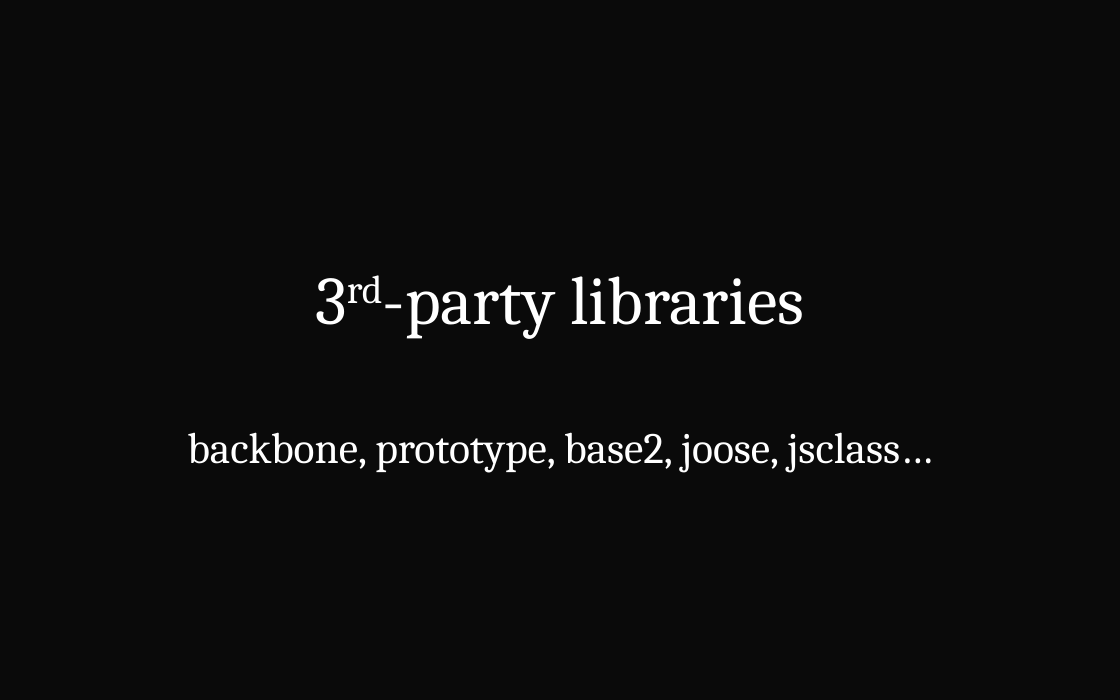
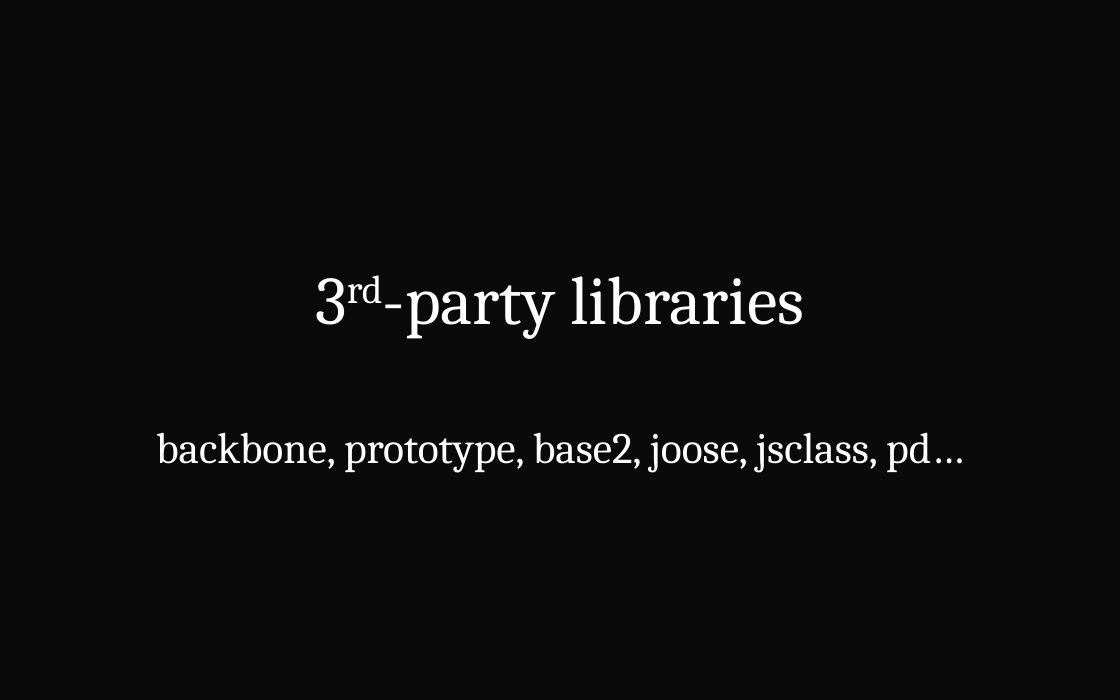
Before and after one commit to kindohm/tccc-jsinheritance, a slide deck: slide 15 of tccc-jsinheritance.pptx (slide 16 before the commit). Drawn at 1120x700 pixels with LibreOffice and Linux fonts; fonts in the diff are those of the drawing. Boxes give left, top, right and bottom in pixels: in the first picture for what was removed or moved away, otherwise in the second. Text is boxed around its words. In the diff, an @@ line names an element or a change of style, - is before the commit and + after.

```diff
--- a/tccc-jsinheritance.pptx
+++ b/tccc-jsinheritance.pptx
@@ text at bbox=[156, 432, 964, 473]: text changed @@
-backbone, prototype, base2, joose, jsclass…
+backbone, prototype, base2, joose, jsclass, pd…
```
Also in this commit, not shown: 7 other slides changed, 2 slides removed, 1 other file.
